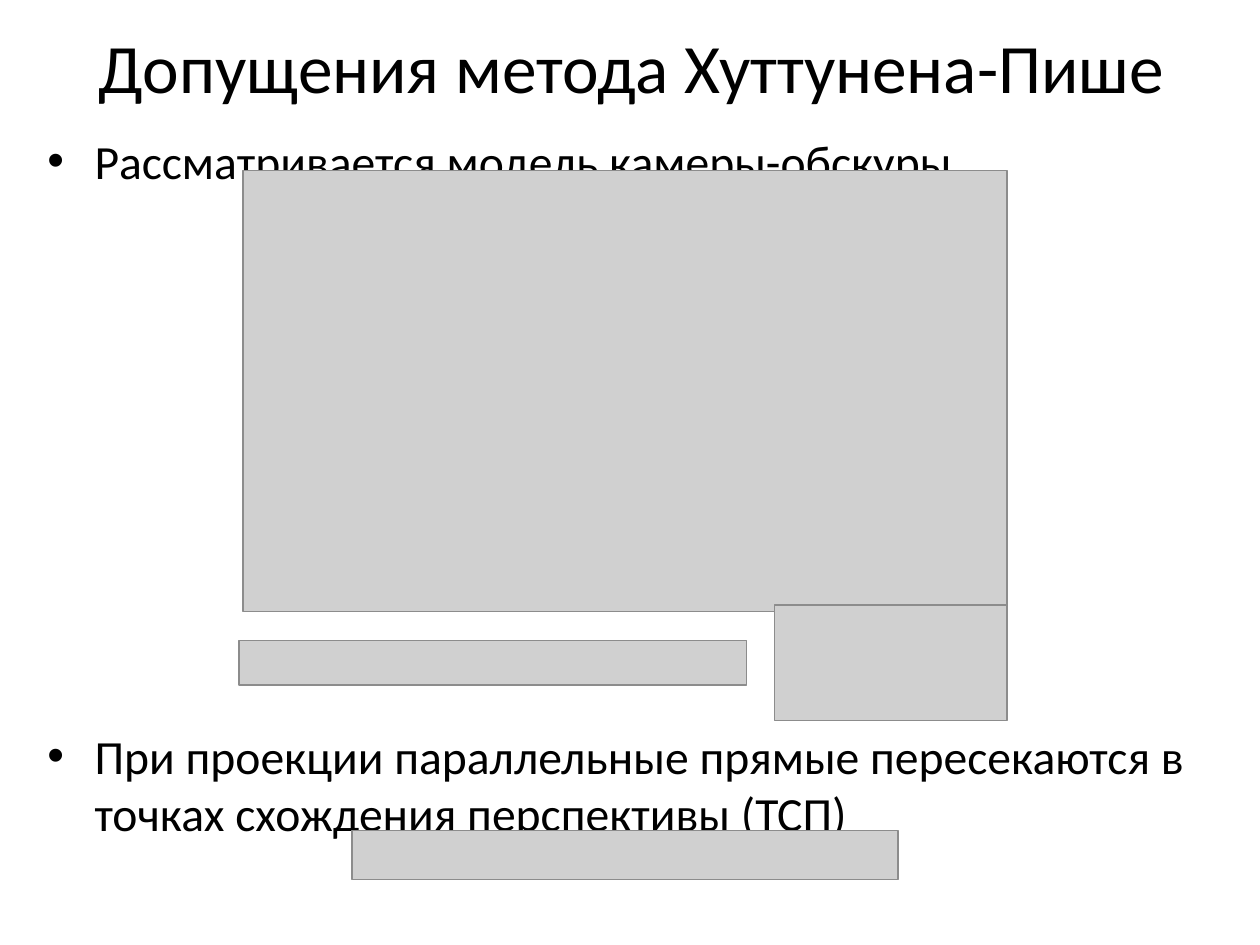
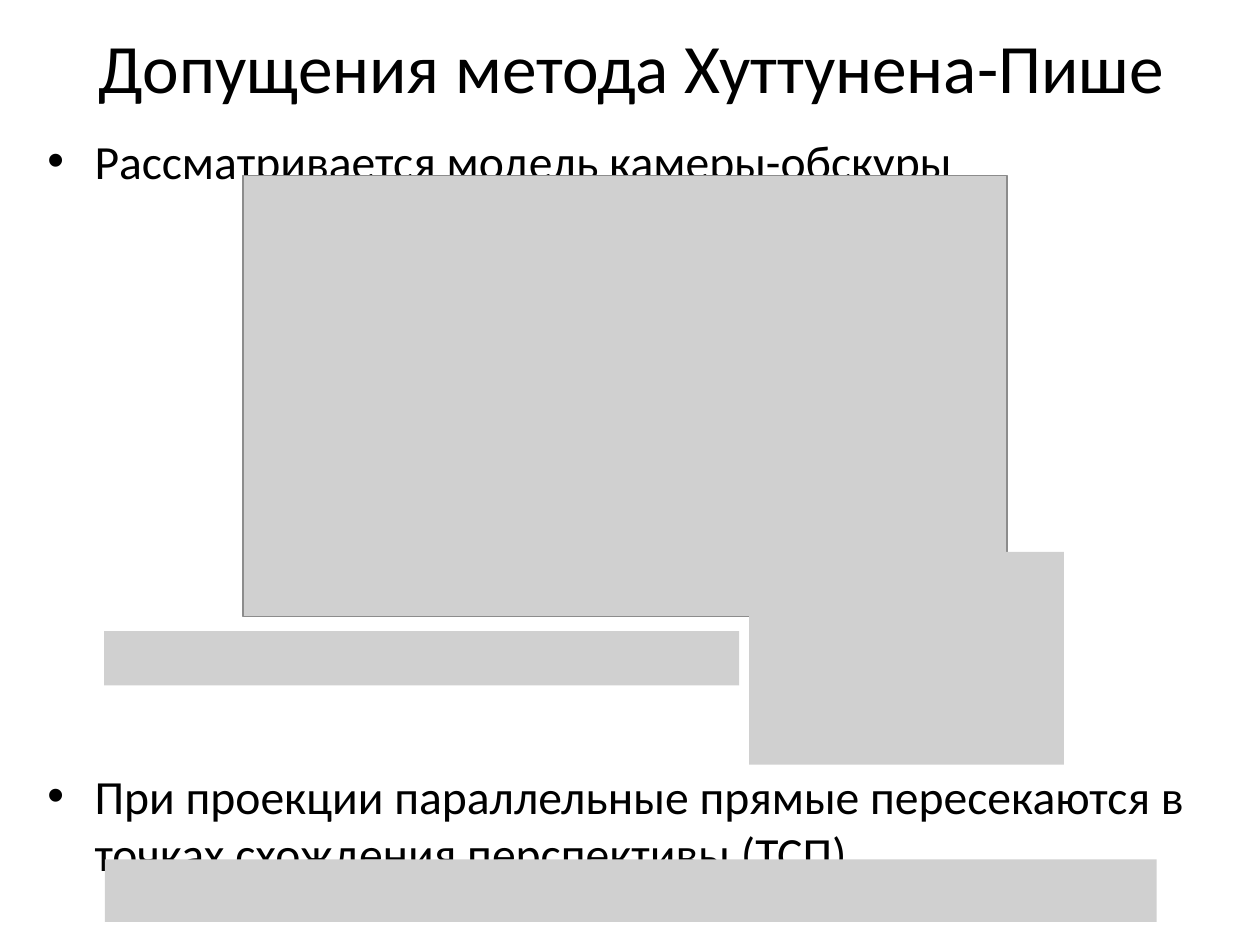
Before and after one commit to pkuderov/gyrocam, a slide deck: slide 8 of presentation.pptx (slide 5 before the commit). Drawn at 1260x945 pixels with LibreOffice and Linux fonts; fonts in the diff are those of the drawing; grey boxes stand for pictures. Boxes give left, top, right and bottom in pixels: in the first picture for what was removed or moved away, otherwise in the second. Text is boxed around its words. In the diff, an @@ line names an element or a change of style, - is before the commit and + after.

```diff
--- a/presentation.pptx
+++ b/presentation.pptx
@@ picture: place and size @@
-picture at (243,170,1007,611)
+picture at (243,175,1007,616)
@@ picture added at (748,552,1063,765) @@
@@ picture removed at (775,605,1007,721) @@
@@ picture: place and size @@
-picture at (239,640,747,684)
+picture at (105,631,740,685)
@@ text "При проекции параллельные прямые пересекаются ...": place and size @@
-text "При проекции параллельные прямые пересекаются ..." at (95,743,1184,843)
+text "При проекции параллельные прямые пересекаются ..." at (95,783,1184,883)
@@ picture removed at (352,830,897,879) @@
@@ picture added at (105,859,1157,922) @@
```
Also in this commit, not shown: 4 other slides changed, 3 slides added, 26 other files.
